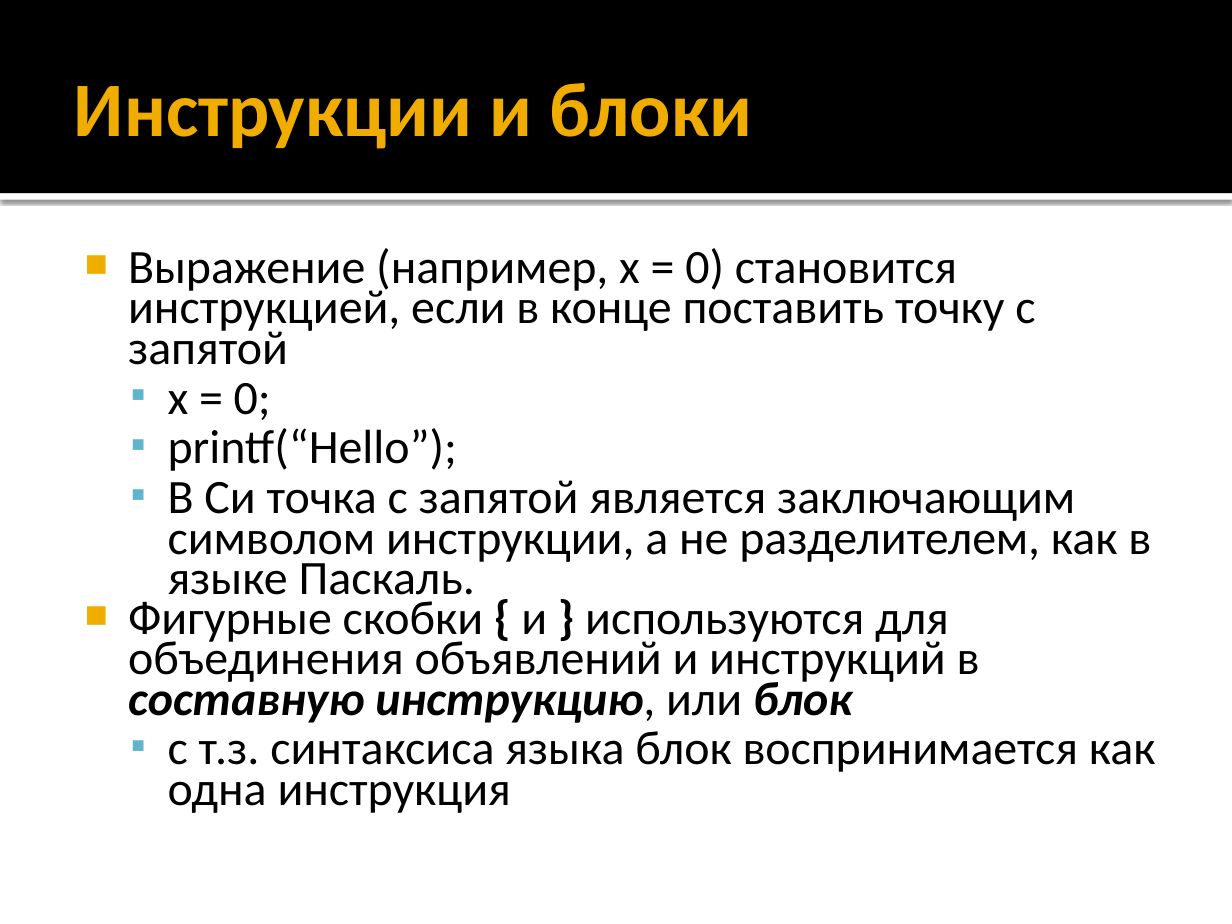
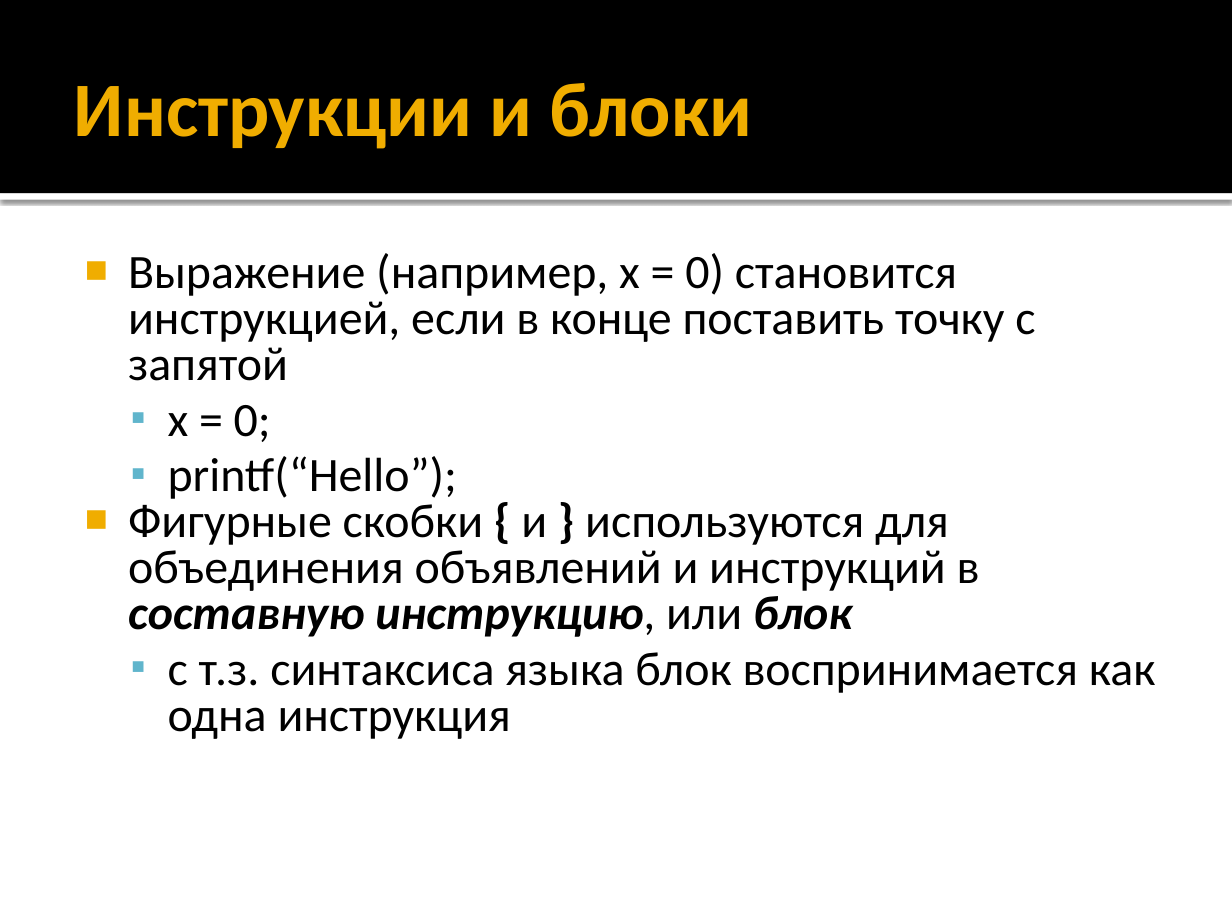
Before and after one commit to alexey-malov/oop, a slide deck: slide 65 of lectures/01/Синтаксис C++.pptx (slide 66 before the commit). Drawn at 1232x924 pixels with LibreOffice and Linux fonts; fonts in the diff are those of the drawing. Boxes give left, top, right and bottom in pixels: in the first picture for what was removed or moved away, otherwise in the second. Text is boxed around its words. In the diff, an @@ line names an element or a change of style, - is before the commit and + after.

```diff
--- a/lectures/01/Синтаксис C++.pptx
+++ b/lectures/01/Синтаксис C++.pptx
@@ text "Выражение (например, x = 0) ..." at [128,253,1156,739]: line spacing 0.7 to 0.8 @@
@@ text at [168,480,1151,606]: paragraph removed @@
-  ▪ В Си точка с запятой является заключающим символом инструкции, а не разделителем, как в языке Паскаль.
```
Also in this commit, not shown: 11 other slides changed, 2 slides removed.
